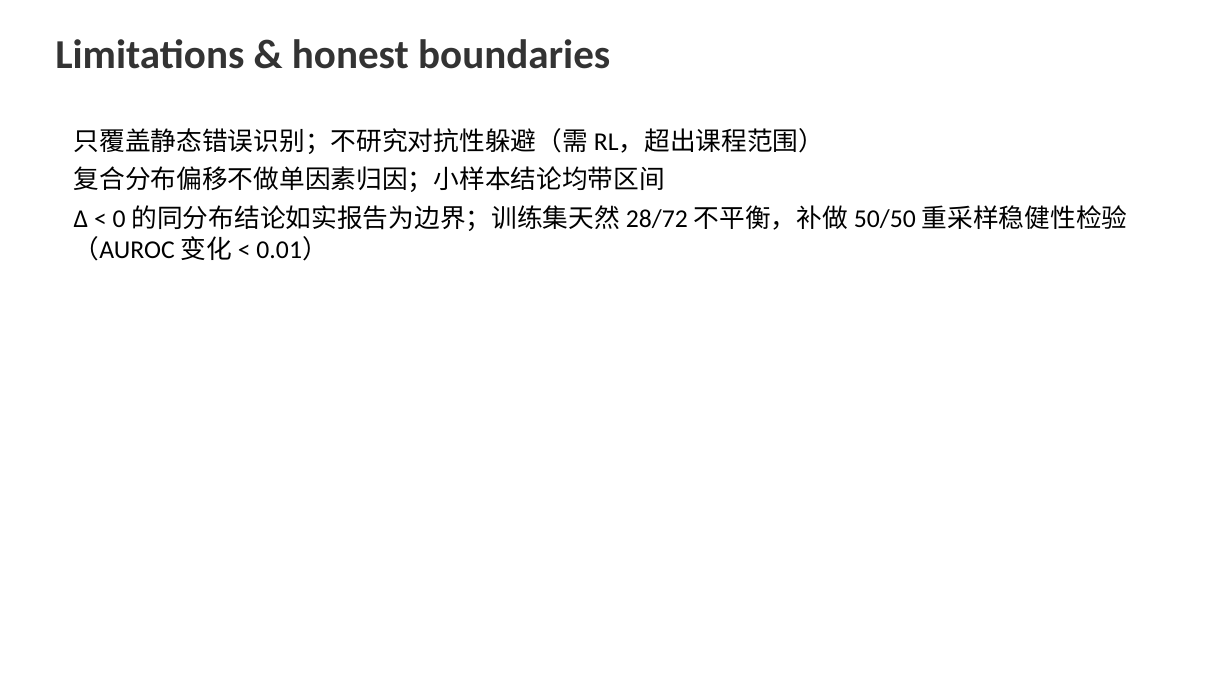
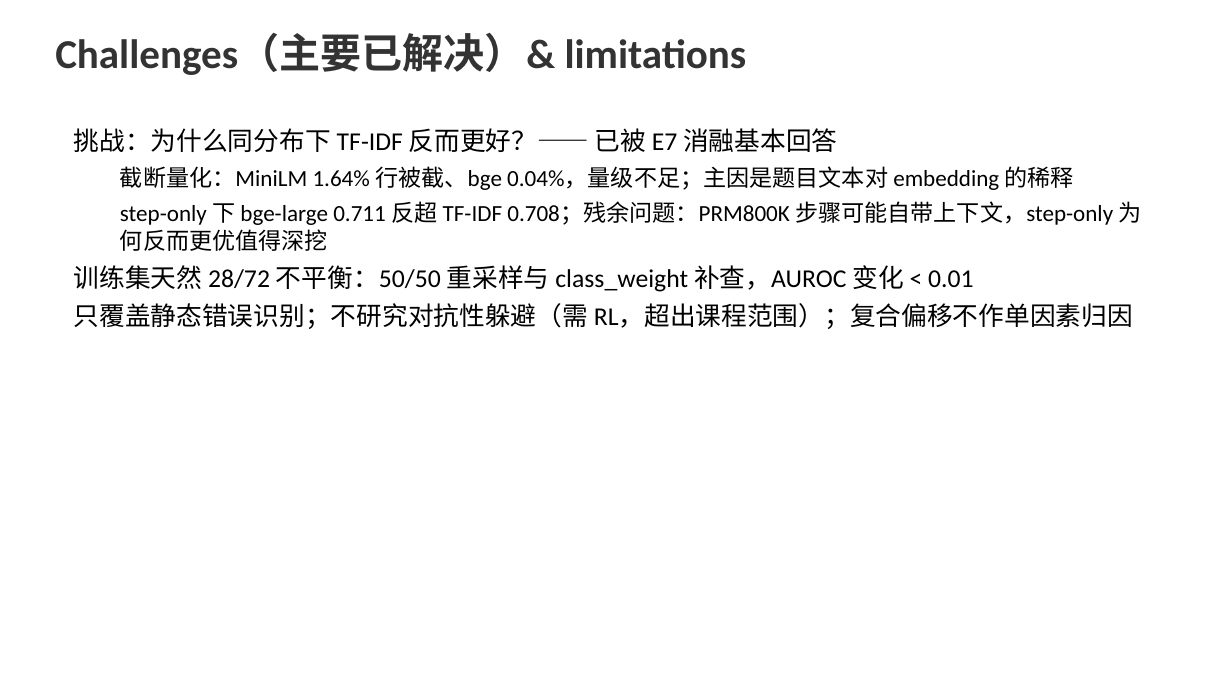
Before and after one commit to FauReam/text-monitor-436, a slide deck: slide 12 of slides/final.pptx (slide 11 before the commit). Drawn at 1232x693 pixels with LibreOffice and Linux fonts; fonts in the diff are those of the drawing. Boxes give left, top, right and bottom in pixels: in the first picture for what was removed or moved away, otherwise in the second. Text is boxed around its words. In the diff, an @@ line names an element or a change of style, - is before the commit and + after.

Commit message:
回应评委意见：输入截断排查 + E7 输入构造消融 + step-only 迁移实验
评委意见 1（截断可能压低 embedding，直击头条结论）：
- 截断量化（src/check_truncation.py → results/truncation_check.json）：
  输入中位 89 token；MiniLM(256) 截断 1.64% 行（0.56% 丢整个 step），
  bge(512) 仅 0.04%，Math-Shepherd ≈ 0。量级不足以解释同分布差距。
- E7 输入消融（src/e7_input_ablation.py → results/input_ablation.json，
  E1 全量点，3 种输入 × 5 特征 × 2 分类器）：step 前置对 embedding
  +0.015~+0.026（TF-IDF ≈0）；step-only 对 embedding 再 +0.03 以上
  （TF-IDF 仅 +0.012）。主因是题目文本对 embedding 池化的稀释，非截断。
- 结论修正：step-only 下 bge-large 0.7114 反超 TF-IDF 0.7077——
  同分布负 Δ 大半是输入构造的产物而非表征本身。
- step-only 迁移（results/e3_generalization_step.json + CI）：三个
  embedding 迁移 Δ 全部显著为正（bge-large +0.069 CI[0.067,0.071]，
  bge-base +0.049，MiniLM 也转正 +0.030）——偏移结论更强。

评委意见 2–5（文字修正）：
- README/slides 写明 Δ 符号约定（L = 1 − AUROC，Δ>0 = 预训练更好）
- 头条弱化为"分布偏移下小幅但显著的收益"
- Challenges 改为未解决问题导向（同分布 Δ<0 归因，已被 E7 基本回答）
- 补上 val 集 88,872 步的说明（train 632,422 + val + test 190,573 = 911,867）

基础设施：embedding 缓存改两级分片（CACHE/ab/hash.npy）——旧的扁平
目录 9.3M 文件写满 ext4 目录索引导致 ENOSPC；旧路径保持只读兼容。

```diff
--- a/slides/final.pptx
+++ b/slides/final.pptx
@@ text at (x1=55, y1=35, x2=747, y2=75): text changed @@
-Limitations & honest boundaries
+Challenges（主要已解决）& limitations
@@ text at (x1=74, y1=128, x2=1142, y2=329): text changed; size 20 to 18 pt @@
-只覆盖静态错误识别；不研究对抗性躲避（需 RL，超出课程范围）
-复合分布偏移不做单因素归因；小样本结论均带区间
-Δ < 0 的同分布结论如实报告为边界；训练集天然 28/72 不平衡，补做 50/50 重采样稳健性检验（AUROC 变化 < 0.01）
+挑战：为什么同分布下 TF-IDF 反而更好？—— 已被 E7 消融基本回答
+  截断量化：MiniLM 1.64% 行被截、bge 0.04%，量级不足；主因是题目文本对 embedding 的稀释
+  step-only 下 bge-large 0.711 反超 TF-IDF 0.708；残余问题：PRM800K 步骤可能自带上下文，step-only 为何反而更优值得深挖
+训练集天然 28/72 不平衡：50/50 重采样与 class_weight 补查，AUROC 变化 < 0.01
+只覆盖静态错误识别；不研究对抗性躲避（需 RL，超出课程范围）；复合偏移不作单因素归因
```
Also in this commit, not shown: 4 other slides changed, 1 slide added, 15 other files.
